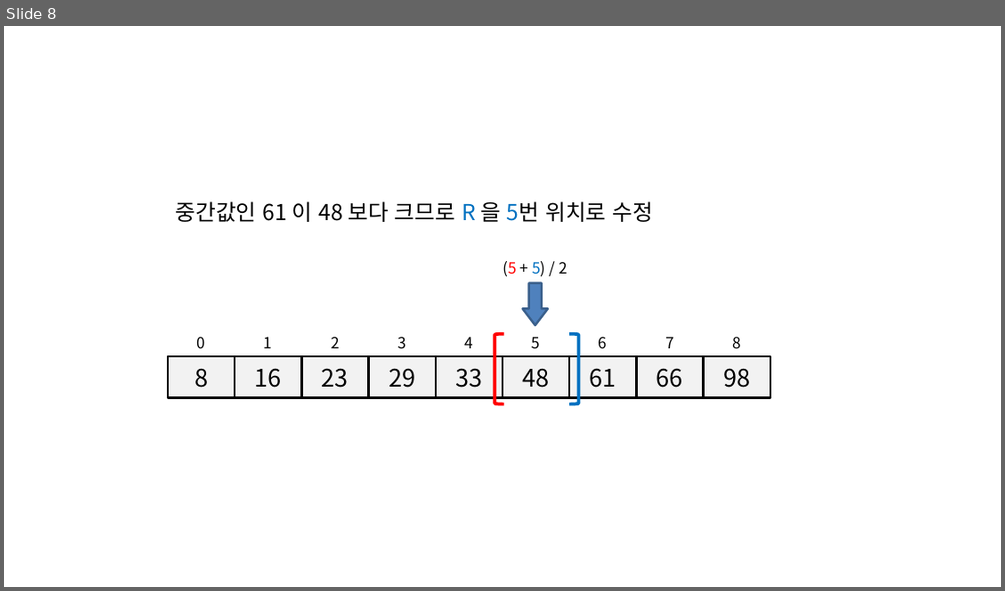
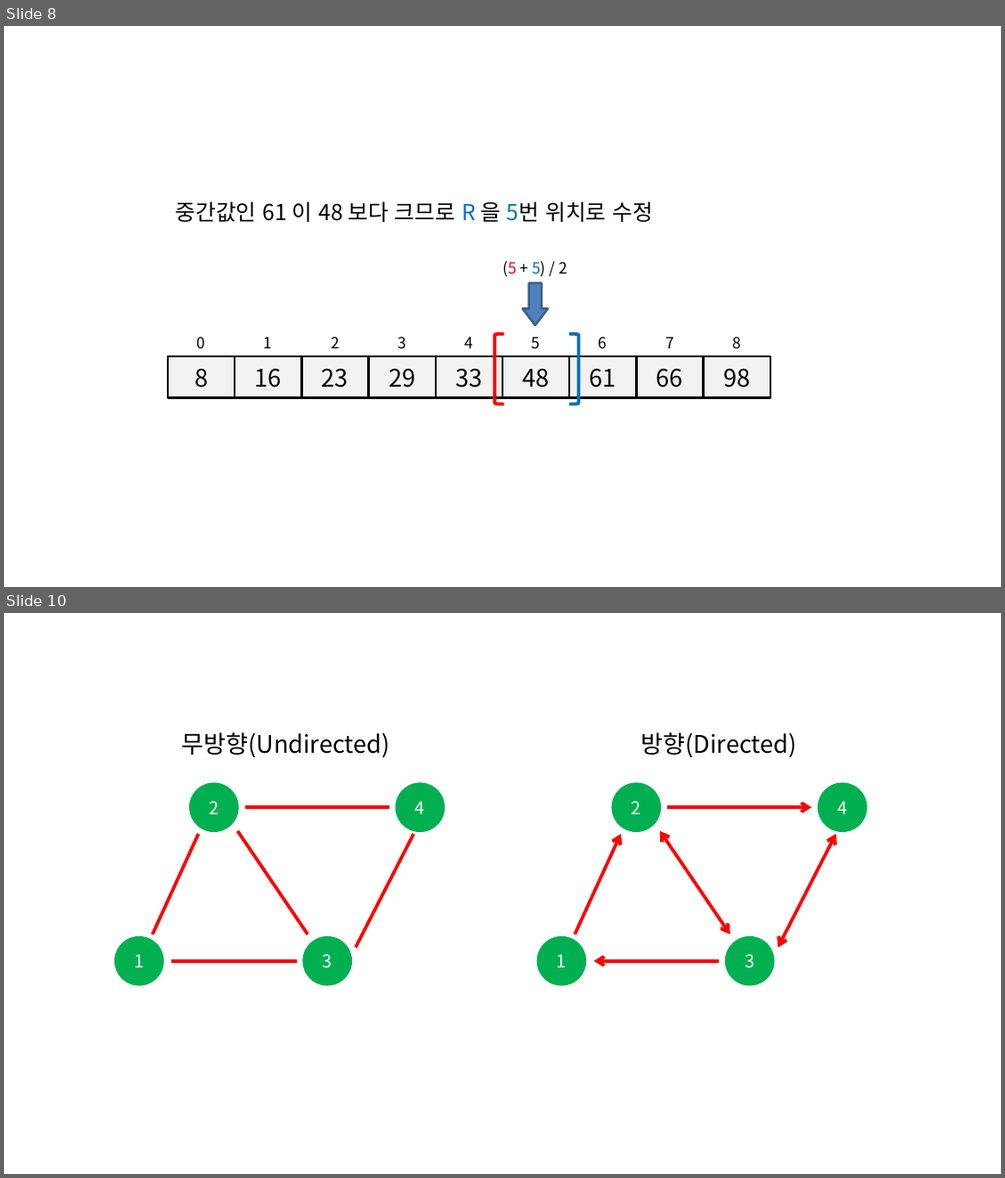
Before and after one commit to momo1108/blog, a slide deck: assets/etc/이미지제작용.pptx. Shown one above the other, each under a label of ours: slide 8 before the commit, slides 8 and 10 after it; the slides between them are not shown. The pictures are 1005x591 and 1005x1178 pixels, drawn with LibreOffice and Linux fonts; fonts in the diff are those of the drawing. Boxes give left, top, right and bottom in pixels: in the first picture for what was removed or moved away, otherwise in the second. Text is boxed around its words. In the diff, an @@ line names an element or a change of style, - is before the commit and + after.

```diff
--- a/assets/etc/이미지제작용.pptx
+++ b/assets/etc/이미지제작용.pptx
@@ slide 10 added at [4, 613, 1001, 1174], background #FFFFFF @@
@@ text added at [182, 732, 390, 757], 22 pt, text #000000 @@
+무방향(Undirected)
@@ text added at [641, 732, 797, 757], 22 pt, text #000000 @@
+방향(Directed)
@@ ellipse added at [190, 784, 237, 831], fill #00B050, outline #00B050 2 pt, 16 pt, text #FFFFFF @@
+2
@@ ellipse added at [396, 784, 444, 831], fill #00B050, outline #00B050 2 pt, 16 pt, text #FFFFFF @@
+4
@@ ellipse added at [613, 784, 660, 831], fill #00B050, outline #00B050 2 pt, 16 pt, text #FFFFFF @@
+2
@@ ellipse added at [819, 784, 866, 831], fill #00B050, outline #00B050 2 pt, 16 pt, text #FFFFFF @@
+4
@@ line added from (389, 807) to (245, 807), #FF0000 3 pt @@
@@ arrow added from (667, 807) to (812, 807), #FF0000 3 pt @@
@@ line added from (199, 834) to (153, 934), #FF0000 3 pt @@
@@ line added from (237, 830) to (307, 934), #FF0000 3 pt @@
@@ line added from (413, 834) to (356, 947), #FF0000 3 pt @@
@@ arrow added from (574, 934) to (621, 834), #FF0000 3 pt @@
@@ double arrow added from (660, 830) to (730, 934), #FF0000 3 pt @@
@@ double arrow added from (836, 834) to (777, 947), #FF0000 3 pt @@
@@ ellipse added at [115, 937, 163, 985], fill #00B050, outline #00B050 2 pt, 16 pt, text #FFFFFF @@
+1
@@ ellipse added at [304, 937, 351, 985], fill #00B050, outline #00B050 2 pt, 16 pt, text #FFFFFF @@
+3
@@ ellipse added at [538, 937, 585, 985], fill #00B050, outline #00B050 2 pt, 16 pt, text #FFFFFF @@
+1
@@ ellipse added at [727, 937, 774, 985], fill #00B050, outline #00B050 2 pt, 16 pt, text #FFFFFF @@
+3
@@ line added from (297, 961) to (171, 961), #FF0000 3 pt @@
@@ arrow added from (720, 961) to (594, 961), #FF0000 3 pt @@
```
Also in this commit, not shown: 5 other slides added, 8 other files.
